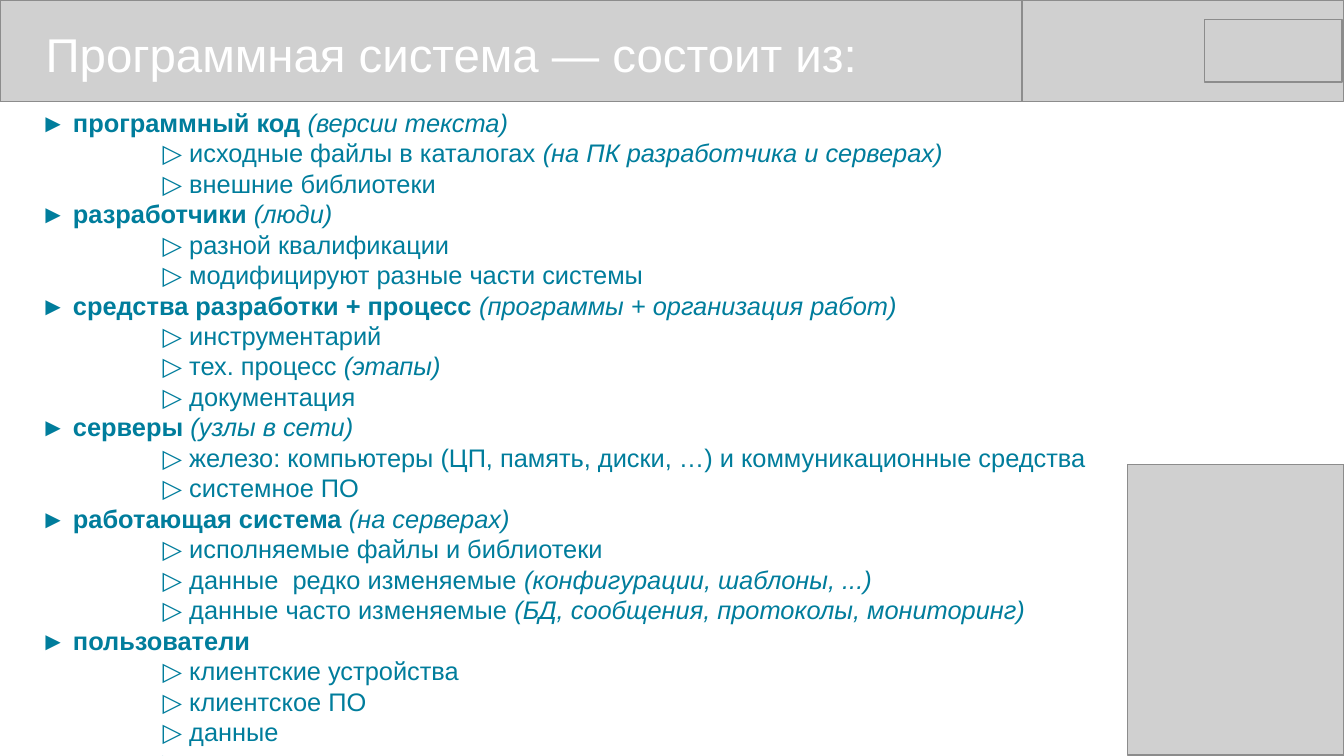
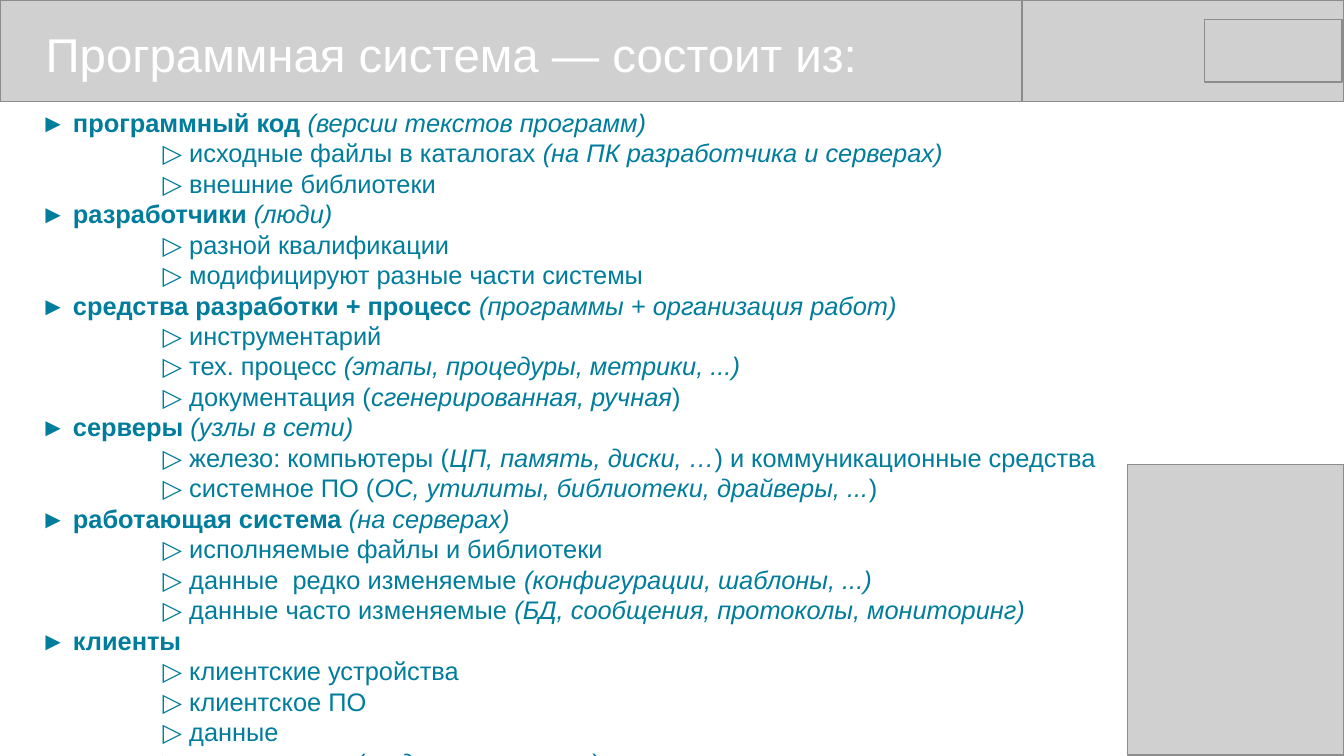
Before and after one commit to mike-shock/Go_language, a slide deck: slide 2 of view/Go_View.odp. Drawn at 1344x756 pixels with LibreOffice and Linux fonts; fonts in the diff are those of the drawing; grey boxes stand for pictures. Boxes give left, top, right and bottom in pixels: in the first picture for what was removed or moved away, otherwise in the second. Text is boxed around its words. In the diff, an @@ line names an element or a change of style, - is before the commit and + after.

```diff
--- a/view/Go_View.odp
+++ b/view/Go_View.odp
@@ text at bbox=[73, 113, 1096, 746]: text changed @@
-▷ люди
+▷ пользователи (люди и программы)
@@ text at bbox=[73, 113, 646, 137]: text changed; italic on @@
-► программный код (версии текста)
+► программный код (версии текстов программ)
@@ text at bbox=[189, 356, 703, 411]: text changed; italic on @@
-▷ тех. процесс (этапы)
-▷ документация
+▷ тех. процесс (этапы, процедуры, метрики, ...)
+▷ документация (сгенерированная, ручная)
@@ text at bbox=[189, 448, 1096, 472]: italic on in "(ЦП, память, диски, …)" @@
@@ text at bbox=[189, 478, 840, 503]: text changed; italic on @@
-▷ системное ПО
+▷ системное ПО (ОС, утилиты, библиотеки, драйверы, ...)
@@ text at bbox=[73, 636, 181, 651]: text changed @@
-► пользователи
+► клиенты
```
Also in this commit, not shown: 4 other slides changed, 3 other files.
